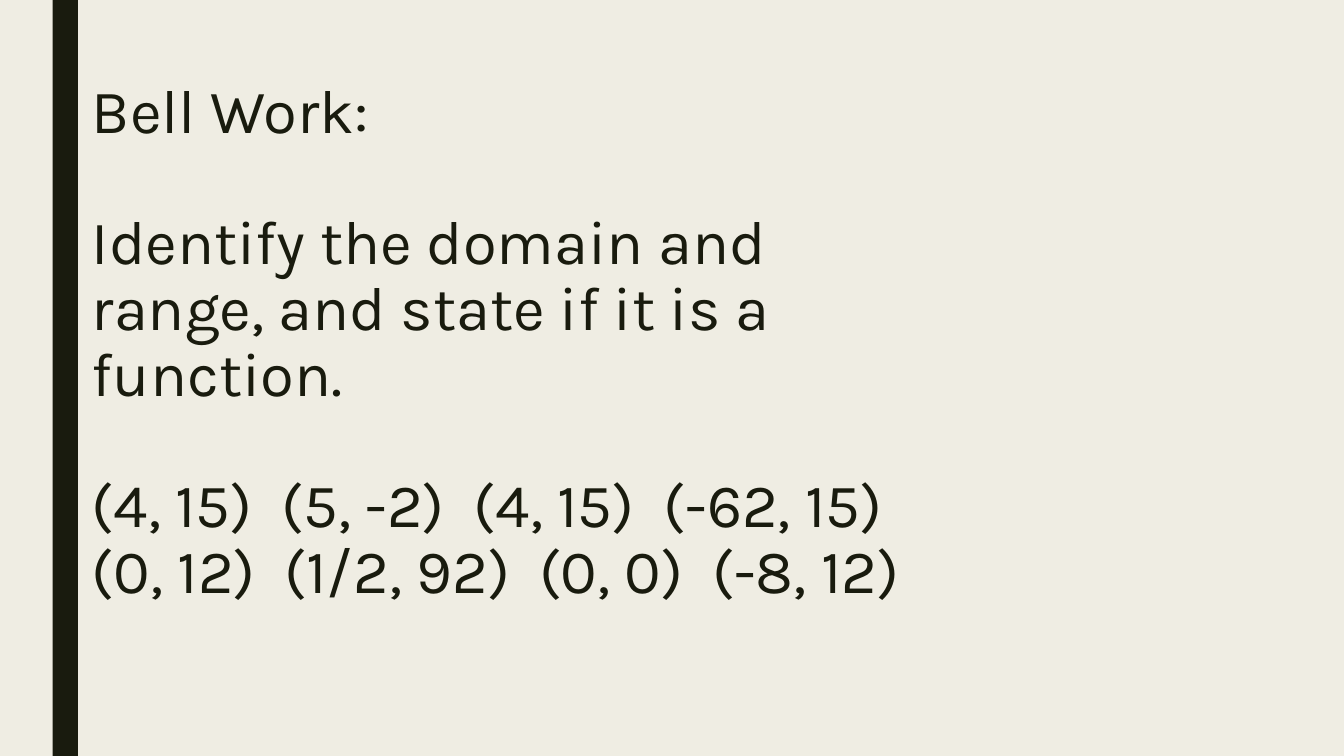
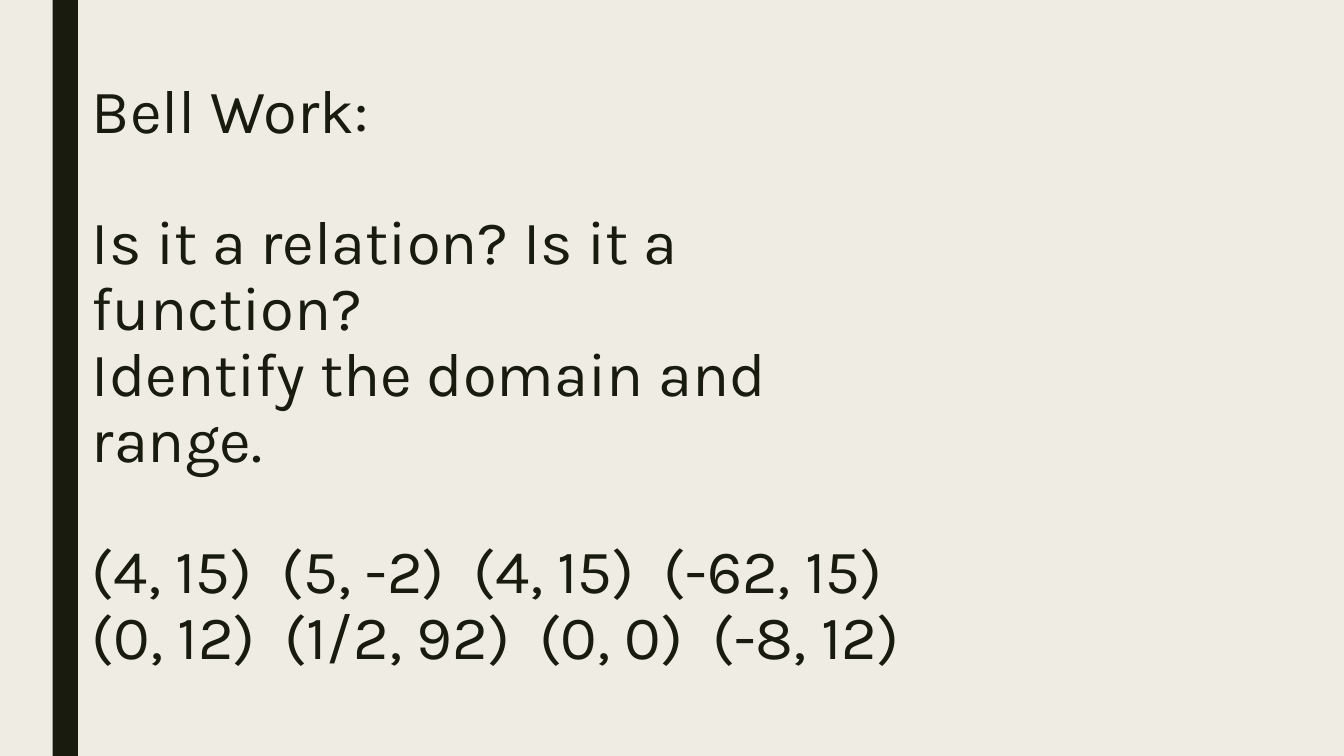
Before and after one commit to codecuddy/algebra_3-4, a slide deck: slide 1 of _PowerPoints/1st Semester/Unit 2 Relations and Functions/Algebra3_Day_016 2.3 Linear Functions and Slope Intercept Form.pptx. Drawn at 1344x756 pixels with LibreOffice and Linux fonts; fonts in the diff are those of the drawing. Boxes give left, top, right and bottom in pixels: in the first picture for what was removed or moved away, otherwise in the second. Text is boxed around its words. In the diff, an @@ line names an element or a change of style, - is before the commit and + after.

```diff
--- a/_PowerPoints/1st Semester/Unit 2 Relations and Functions/Algebra3_Day_016 2.3 Linear Functions and Slope Intercept Form.pptx
+++ b/_PowerPoints/1st Semester/Unit 2 Relations and Functions/Algebra3_Day_016 2.3 Linear Functions and Slope Intercept Form.pptx
@@ title at (x1=92, y1=91, x2=899, y2=666): text changed @@
-Bell Work:
-Identify the domain and range, and state if it is a function.
-(4, 15) (5, -2) (4, 15) (-62, 15)
-(0, 12) (1/2, 92) (0, 0) (-8, 12)
+Bell Work:
+Is it a relation? Is it a function?
+Identify the domain and range.
+(4, 15) (5, -2) (4, 15) (-62, 15)
+(0, 12) (1/2, 92) (0, 0) (-8, 12)
```
Also in this commit, not shown: 1 other slide changed, 37 other files.
